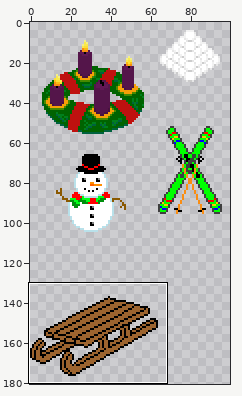
Sprite sheet -- Assets/FuerWinter/Winterdeko.png. The picture above shows the old version from afar; the outline marks the close-up.
Close-up. The starting point:
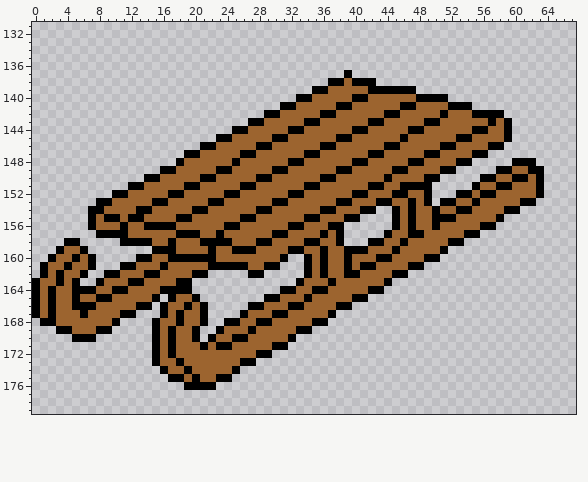
The file is 256x256 pixels. Shown: x 0..67, y 131..179. The wide view leaves out empty margins.
New version:
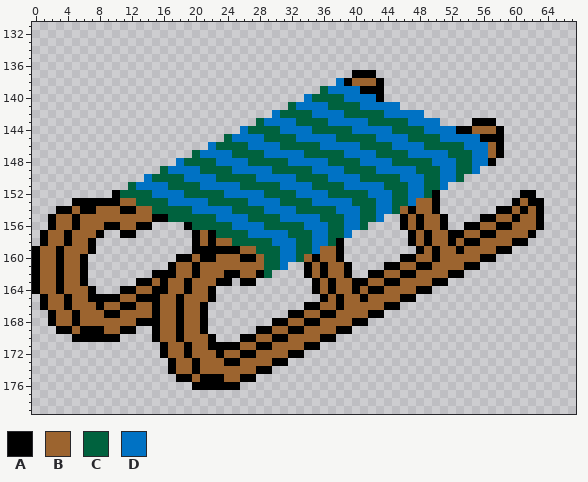
Palette (. is transparent): A #000000  B #9c642f  C #00623e  D #0072c4
What changed:
y 137: x 39..42 A... -> .AAA
y 138: x 37..43 AABAAA. -> .DABBBA
y 139: x 35..41 AABBBBB -> .CDDDDA; x 44..47 AAAA -> ....
y 140: x 33..51 AABBBBBAABBBBBBAAAA -> .DCCCCDDDDA........
y 141: x 31..54 AABBBBBAABBBBBBAABBBBAAA -> .CDDDDCCCCDDDDD.........
y 142: x 29..58 AABBBBBAABBBBBBAABBBBBABBBAAAA -> .DCCCCDDDDCCCCCDDDDD..........
y 143: x 27..56 AABBBBBAABBBBBBAABBBBBAABBBBBB -> .CDDDDCCCCDDDDDCCCCCDDDD....AA; x 58..59 BA -> ..
y 144: x 25..56 AABBBBBAABBBBBBAABBBBBAABBBBBBAA -> .DCCCCDDDDCCCCCDDDDDCCCCDDDDAABB; x 58..59 BA -> A.
y 145: x 23..59 AABBBBBAABBBBBBAABBBBBBABBBBBBAABBBBA -> .CDDDDCCCCDDDDDCCCCCDDDDCCCCDDDDDAAA.
y 146: x 21..57 AABBBBBAABBBBBBAABBBBBBAABBBBBAABBBBA -> .DCCCCDDDDCCCCCDDDDDCCCCDDDDCCCCCDDDB
y 147: x 19..58 AABBBBBAABBBBBBAABBBBBBAABBBBBAABBBBAA.. -> .CDDDDCCCCDDDDDCCCCCDDDDCCCCDDDDDCCCDDBA
y 148: x 18..57 ABBBBBBABBBBBBAABBBBBBAABBBBBAABBBBAA... -> DCCCCDDDDCCCCCDDDDDCCCCDDDDCCCCCDDDCCDDA; x 60..62 AAA -> ...
y 149: x 16..55 AABBBBBAABBBBBAABBBBBBAABBBBBAABBBBAA... -> CDDDDCCCCDDDDDCCCCCDDDDCCCCDDDDDCCCDDCCD; x 58..63 AABBAA -> ......
y 150: x 14..53 AABBBBBAABBBBBAABBBBBBAABBBBBBABBBBAA... -> DCCCCDDDDCCCCCDDDDDCCCCDDDDCCCCCDDDCCDDC; x 56..63 AABBAABA -> ........
y 151: x 12..51 AABBBBBAABBBBBAABBBBBBAABBBBBBAABBAAAA.. -> CDDDDCCCCDDDDDCCCCCDDDDCCCCDDDDDCCCDDCCD; x 55..63 ABBAABBBA -> .........
y 152: x 11..50 ABBBBBAABBBBBAABBBBBBAABBBBBBAABBBAABBA. -> CCCCDDDDCCCCCDDDDDCCCCDDDDCCCCCDDDCCDDCA; x 53..63 AABAABBBBBA -> ........AA.
y 153: x 5..7 ... -> AAA; x 10 B -> A; x 13..47 BBAABBBBBAABBBBBBAABBBBBBAABBBAABBA -> CCCCDDDDDCCCCCDDDDCCCCDDDDDCCCDDCCD; x 49..61 A.AABBABBBBBA -> BA.........AB; x 63 . -> A
y 154: x 3..6 .... -> AABA; x 8 A -> B; x 11..45 BBAABBBBBAABBBBBBAABBBBBBAABBBAA..A -> AABBCCCCCDDDDDCCCCDDDDCCCCCDDDCCDDC; x 51..58 BBAABBBB -> .......A; x 60..63 A... -> BABA
y 155: x 2..7 .....A -> ABBABB; x 9..10 AA -> BB; x 12..13 AA -> BB; x 15..43 BBBAABBBBBBAABBBBBBAABBBAA... -> AACCCCCCDDDDCCCCDDDDDCCCDDCCD; x 45..48 ABAB -> .ABA; x 50 A -> B; x 52..63 ABBBBBA..... -> ....AABBABBA
y 156: x 2..7 .....A -> ABBABB; x 9..11 BBA -> AAB; x 13 B -> A; x 15..41 AAABBBBBBAABBBBBBAABBBAA... -> ....ACCCCCDDDDCCCCCDDDCCDDC; x 45..48 ABAB -> .ABA; x 50..63 ABBBBBAA...... -> BA..AABBAABBBA
y 157: x 1..7 ....... -> ABBABBB; x 9..10 AA -> ..; x 12..19 BBBBBBAA -> A.......; x 22..39 BABBBBBBAABBBBABA. -> ACCCCDDDDDCCCDDCCD; x 44..46 ABB -> ...; x 48..49 AB -> BA; x 52..62 BBAA....... -> AABBAABBBBA
y 158: x 1..3 ... -> ABB; x 5..7 A.. -> BBA; x 11..21 AAAABBABBBA -> .........AB; x 23..37 AABBBAABBBBAABB -> BBCCCCCDDDCCDDC; x 42..47 AABBAB -> .....A; x 49 B -> A; x 53..61 A........ -> BAABBBBAA
y 159: x 0..2 ... -> ABB; x 6..7 A. -> BA; x 15..21 AAABBBB -> .....AA; x 23..24 BB -> AA; x 26..36 AABBBBAABBA -> BBCCCDDCCDB; x 38..48 BAAABBBABBB -> A.........A; x 50..59 BA........ -> ABBABBBBAA
y 160: x 0..3 ..AB -> ABBA; x 5..7 ABA -> BA.; x 13..17 AABBA -> .....; x 20 A -> B; x 26..27 BB -> AA; x 29..36 BBA..ABA -> CCDDCBAB; x 38..47 BABBBAABBB -> A.......AA; x 49 A -> B; x 51..57 ....... -> BBBBBAA
y 161: x 0..1 .A -> AB; x 3..4 BA -> AB; x 6..7 BA -> A.; x 11..17 AABBBAB -> ......A; x 20 B -> A; x 22..26 AAAAA -> BBBBB; x 29..31 AA. -> CCD; x 40..45 BAABBB -> ....AA; x 47 A -> B; x 49..55 ....... -> ABBBBAA
y 162: x 0..1 .A -> AB; x 9..14 AABBBA -> ......; x 16..17 BB -> AA; x 21..27 A.....A -> BBBAABB; x 29 . -> C; x 40..43 ABBB -> ..AA; x 45 A -> B; x 47..53 ....... -> ABBBBAA
y 163: x 5..6 A. -> BA; x 8..12 ABBBA -> .....; x 14 B -> A; x 16 B -> A; x 18 A -> B; x 20..24 ..... -> BBBAA; x 26..27 .. -> AA; x 33..35 ABB -> ..A; x 40..41 BB -> AA; x 45..51 ....... -> ABBBBAA
y 164: x 2..3 AB -> BA; x 5..6 AA -> BB; x 8..10 BBA -> ...; x 12 B -> A; x 15 B -> A; x 17..18 AA -> BB; x 20..22 ... -> BBA; x 31..34 AABB -> ....; x 36..37 AB -> BA; x 40 B -> A; x 44..49 ...... -> BBBBAA
y 165: x 0..2 ABA -> .AB; x 4..5 BA -> AB; x 7 B -> A; x 10 B -> A; x 13..14 BB -> AA; x 16..18 .AB -> BBA; x 20..22 A.. -> BBA; x 29..36 AABBBABB -> .......A; x 38 B -> A; x 40 A -> B; x 42..47 ...... -> BBBBAA
y 166: x 0..2 ABA -> .AB; x 4..8 BAAAB -> ABBBA; x 11..16 BBAA.A -> AABBAB; x 18..19 BA -> AB; x 27..35 AABBBAABB -> .......AA; x 39..45 A...... -> BBBBBAA
y 167: x 0..1 AB -> ..; x 5..6 BA -> AB; x 9..16 BBAA...A -> AABBBBAB; x 26..33 ABBBAABB -> ......AA; x 36 B -> A; x 38..43 ...... -> BBBBAA
y 168: x 1 A -> .; x 5 B -> A; x 10..14 A.... -> BBBAA; x 24..31 AABBAABB -> ......AA; x 34 B -> A; x 36..41 A..... -> BBBBAA
y 169: x 6..7 BB -> AA; x 9..12 A... -> BBAA; x 17..18 AB -> BA; x 20..21 A. -> BA; x 23..29 ABBBABB -> .....AA; x 32 B -> A; x 34..39 A..... -> BBBBAA
y 170: x 8..10 ... -> AAA; x 17..18 AB -> BA; x 20..21 A. -> BB; x 23..25 BBA -> ...; x 27 B -> A; x 30..37 BBA..... -> AABBBBAA
y 171: x 15..17 ABA -> .AB; x 19 B -> A; x 21..22 AB -> BA; x 25 B -> A; x 28..35 BBAA.... -> AABBBBAA
y 172: x 15..17 ABA -> .AB; x 19 B -> A; x 23 B -> A; x 26..33 BBAA.... -> AABBBBAA
y 173: x 15..18 ABBA -> ..AB; x 20 B -> A; x 24..31 BBAA.... -> AABBBBAA
y 174: x 16..17 AB -> .A; x 19..20 AB -> BA; x 25..29 A.... -> BBBAA
y 175: x 17 A -> .; x 19..22 BABB -> ABAA; x 24..27 A... -> BBAA
y 176: x 19 A -> .; x 23..25 ... -> AAA
Boxes around the changes in both close-ups, in picture pixels (x1, y1, x2, y2):
changed: (32, 70, 544, 390)
